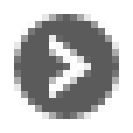
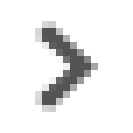
Two versions of the same layered image (133×133). Layer-by-layer changes:
painted on "New Layer" over [14, 14, 119, 119]
